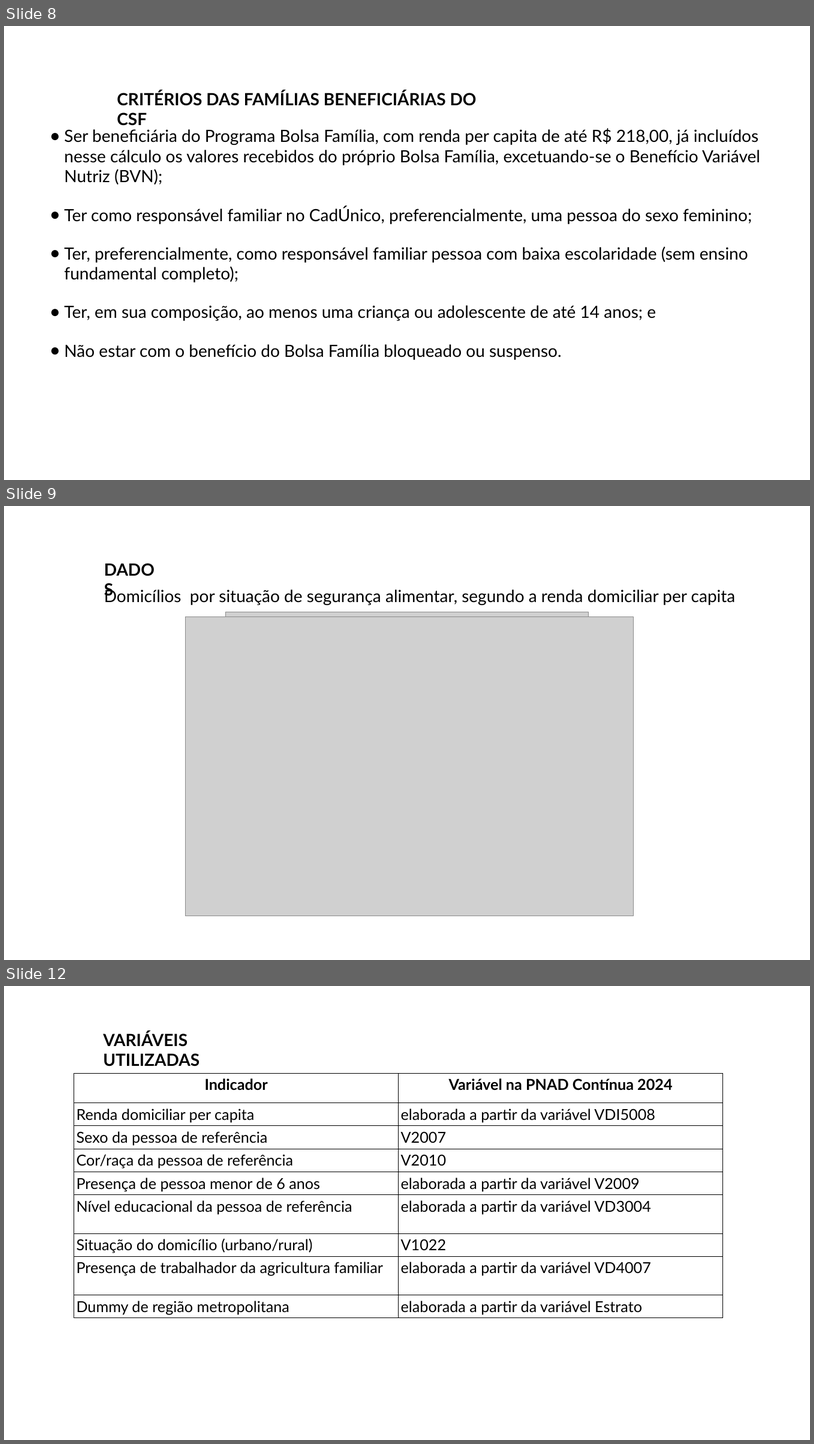
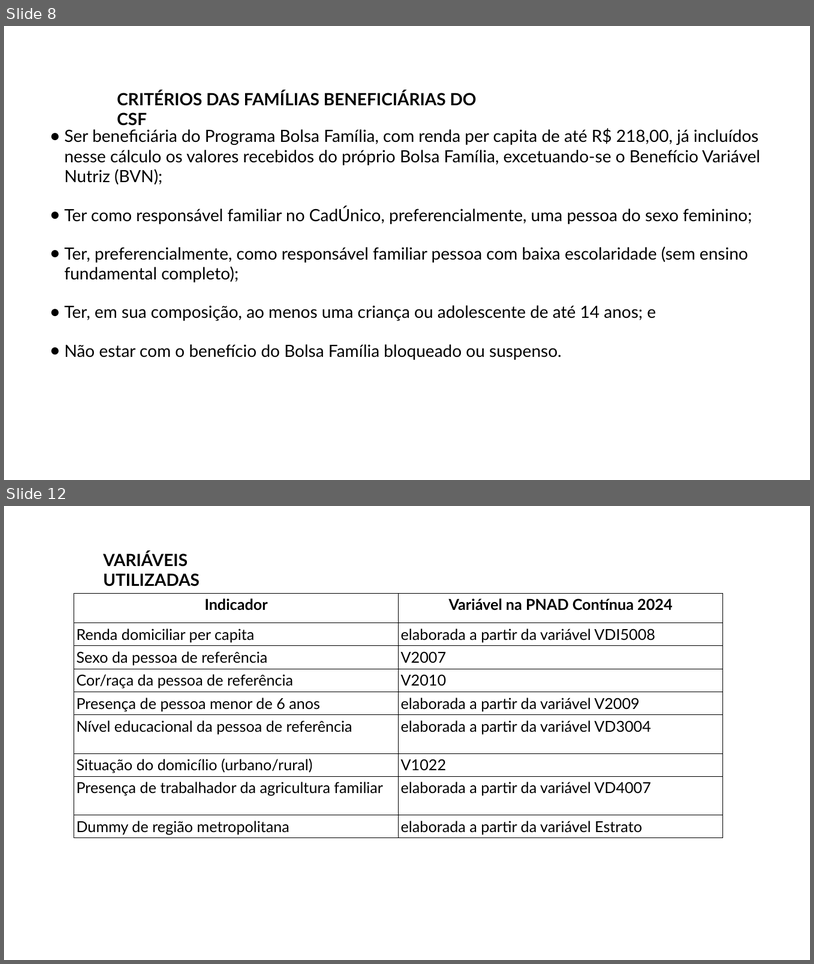
Before and after one commit to DISOC-Estudos-Sociais/indicador_csf, a slide deck: outputs/apresentacao_resultados.pptx. Shown one above the other, each under a label of ours: slides 8, 9 and 12 before the commit, slides 8 and 12 after it; the slides between them are not shown. The pictures are 814x1444 and 814x964 pixels, drawn with LibreOffice and Linux fonts; fonts in the diff are those of the drawing; grey boxes stand for pictures; background and template pictures are left out. Boxes give left, top, right and bottom in pixels: in the first picture for what was removed or moved away, otherwise in the second. Text is boxed around its words. In the diff, an @@ line names an element or a change of style, - is before the commit and + after.

```diff
--- a/outputs/apresentacao_resultados.pptx
+++ b/outputs/apresentacao_resultados.pptx
@@ slide 9 removed at [4, 506, 810, 960], background picture (left out) @@
@@ text removed at [98, 556, 165, 582] @@
-DADOS
@@ text removed at [104, 588, 736, 605] @@
-Domicílios por situação de segurança alimentar, segundo a renda domiciliar per capita
@@ picture removed at [226, 612, 589, 854] @@
@@ picture removed at [185, 617, 634, 916] @@
```
Also in this commit, not shown: 5 slides changed, 1 slide added, 2 other files.
